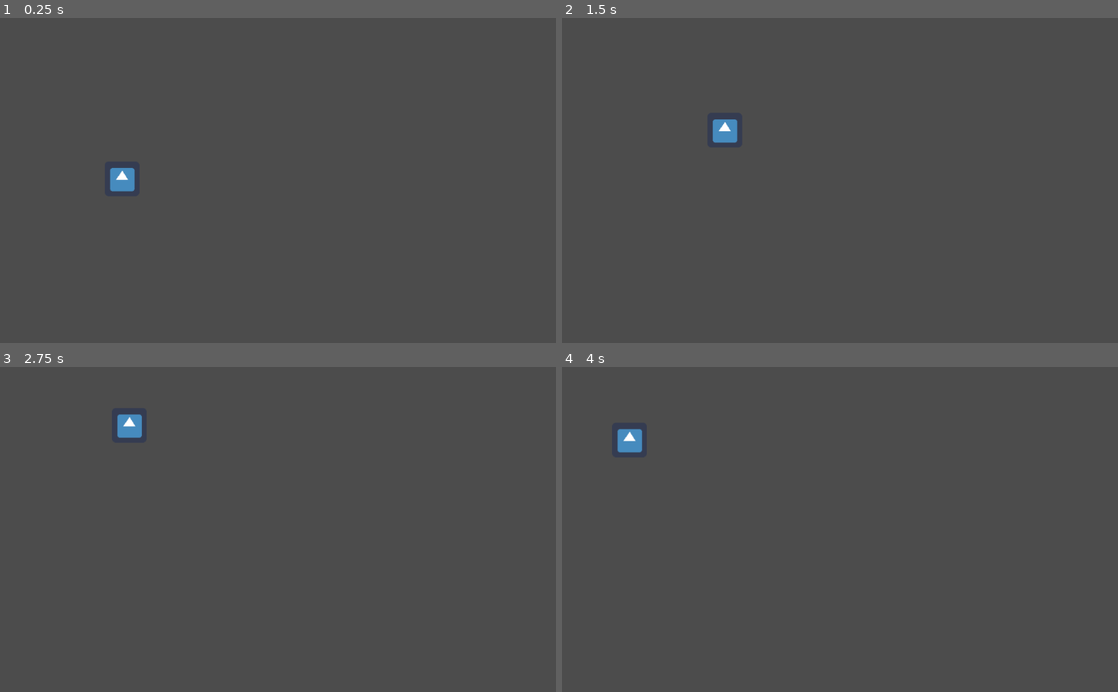
Above: before the commit, frames 1-4 (two rows, left to right).
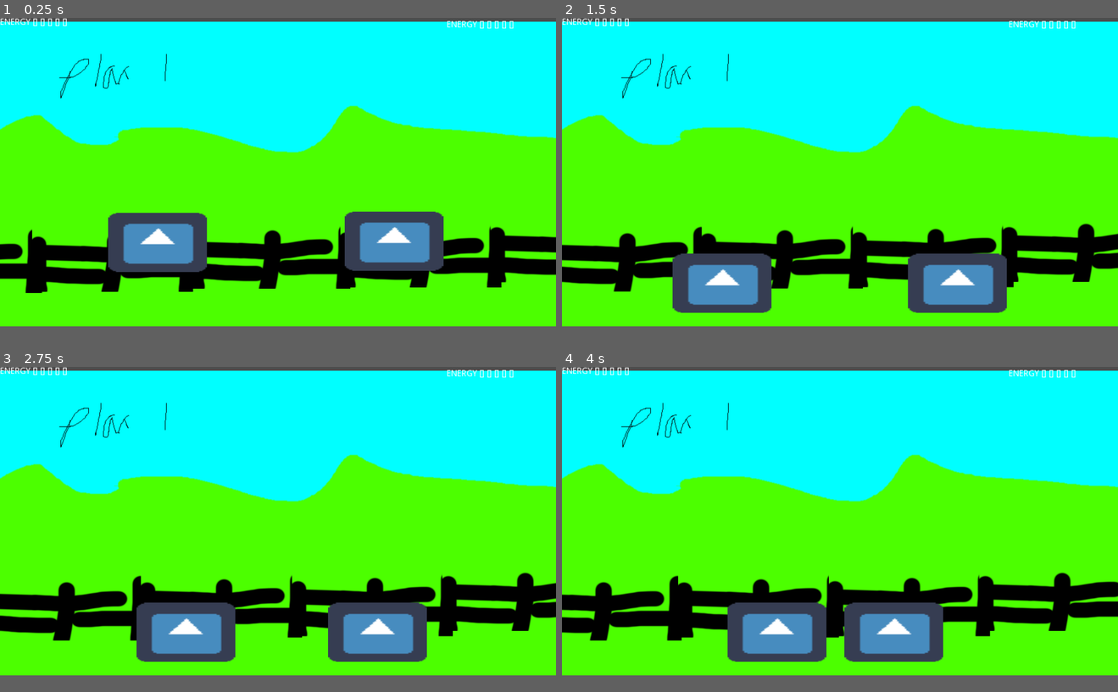
Above: after the commit, the same moments.

Repository: m7rk/openjam2021
Game: Godot game, scene res://Fight.tscn
Two runs of this game, one before a commit and one after it. Both use one fixed random seed, a clock stepped at 60 frames per second and the inputs below. Before the commit the project starts from res://Main.tscn. The engine's default icon, where the game draws it, is replaced by a stand-in: a white triangle on a blue panel in a dark square.
Inputs:
- Up to frame 1 (0.25 s): no input
- Up to frame 2 (1.5 s): hold D (right, bound only after the commit) 0.53-1.28 s; tap J (close, bound only after the commit) at 0.6 s; tap K (ranged, bound only after the commit) at 0.8, 1.35 s; hold A (left, bound only after the commit) from 1.28 s (still down)
- Up to frame 3 (2.75 s): tap L (special, bound only after the commit) at 1.55, 2.1 s; release A (left, bound only after the commit) at 2.03 s; hold D (right, bound only after the commit) from 2.03 s (still down); tap J (close, bound only after the commit) at 2.3 s
- Up to frame 4 (4 s): tap J (close, bound only after the commit) at 2.85 s; tap K (ranged, bound only after the commit) at 3.05, 3.6 s; release D (right, bound only after the commit) at 3.53 s; hold A (left, bound only after the commit) from 3.53 s (still down); tap L (special, bound only after the commit) at 3.8 s
In our replay, the window is 800x468 before the commit and 800x444 after it. These sizes can differ from the game's own. Grey fills any space a smaller window leaves; there, only what the larger window draws over its background counts as a difference.

The runs differ from the first frame. In frame 1, 91% of the frame differs, in the area x 0-100%, y 0-95%; in frame 2, 91%; in frame 3, 91%; in frame 4, 91%.

Commit message:
basic movement

Diff:
--- a/Test.gd
+++ b/Camera.gd
@@ -1,10 +1,10 @@
-extends Sprite
+extends Camera2D
 
 
 # Declare member variables here. Examples:
 # var a = 2
 # var b = "text"
-var t = 0
+
 
 # Called when the node enters the scene tree for the first time.
 func _ready():
@@ -13,5 +13,5 @@
 
 # Called every frame. 'delta' is the elapsed time since the previous frame.
 func _process(delta):
-	t += delta
-	position = Vector2(200 + 100 * sin(t), 200 + 100 * cos(t))
+	var targ = Vector2((get_node("../Enemy").global_position.x + get_node("../Player").global_position.x)/2, 250 )
+	global_position = lerp(global_position,targ,10*delta)
--- /dev/null
+++ b/EnemyDog.gd
@@ -0,0 +1,22 @@
+extends "res://GenericDog.gd"
+
+var move_time = 1
+
+func _physics_process(delta):
+	move_time -= delta
+	if(move_time < 0):
+		var targ = int(rand_range(0,3))
+		if(targ == 0):
+			cmds = ["right"]
+			move_time = 1
+		elif(targ == 1):
+			cmds = ["left"]
+			move_time = 1
+		else:
+			cmds = []
+			move_time = 0.5
+
+	print(cmds)
+	do_input(-1,delta)
+	apply_forces(delta)
+	velocity = move_and_slide(velocity, Vector2.DOWN)
--- /dev/null
+++ b/Fight.tscn
@@ -0,0 +1,104 @@
+[gd_scene load_steps=9 format=2]
+
+[ext_resource path="res://icon.png" type="Texture" id=1]
+[ext_resource path="res://PlayerDog.gd" type="Script" id=2]
+[ext_resource path="res://EnemyDog.gd" type="Script" id=3]
+[ext_resource path="res://Camera.gd" type="Script" id=4]
+[ext_resource path="res://l2.png" type="Texture" id=5]
+[ext_resource path="res://l1.png" type="Texture" id=6]
+
+[sub_resource type="RectangleShape2D" id=2]
+extents = Vector2( 1541.06, 10 )
+
+[sub_resource type="RectangleShape2D" id=3]
+
+[node name="Fight" type="Node2D"]
+
+[node name="Floor" type="StaticBody2D" parent="."]
+position = Vector2( -1.65875, 490.496 )
+
+[node name="CollisionShape2D" type="CollisionShape2D" parent="Floor"]
+shape = SubResource( 2 )
+__meta__ = {
+"_edit_lock_": true
+}
+
+[node name="Camera2D" type="Camera2D" parent="."]
+position = Vector2( 448.705, 246.576 )
+current = true
+script = ExtResource( 4 )
+
+[node name="BKG1" type="Sprite" parent="Camera2D"]
+position = Vector2( -2.11652, 6.34961 )
+texture = ExtResource( 6 )
+__meta__ = {
+"_edit_lock_": true
+}
+
+[node name="BKG2" type="Sprite" parent="."]
+position = Vector2( 378.689, 343.079 )
+scale = Vector2( 0.440882, 0.411603 )
+texture = ExtResource( 5 )
+
+[node name="Player" type="KinematicBody2D" parent="."]
+position = Vector2( 202.303, 330.264 )
+script = ExtResource( 2 )
+
+[node name="CollisionShape2D" type="CollisionShape2D" parent="Player"]
+scale = Vector2( 8, 5 )
+shape = SubResource( 3 )
+__meta__ = {
+"_edit_lock_": true
+}
+
+[node name="Sprite" type="Sprite" parent="Player"]
+scale = Vector2( 2.5, 1.5 )
+texture = ExtResource( 1 )
+__meta__ = {
+"_edit_lock_": true
+}
+
+[node name="Enemy" type="KinematicBody2D" parent="."]
+position = Vector2( 584.87, 328.266 )
+script = ExtResource( 3 )
+
+[node name="CollisionShape2D" type="CollisionShape2D" parent="Enemy"]
+scale = Vector2( 8, 5 )
+shape = SubResource( 3 )
+__meta__ = {
+"_edit_lock_": true
+}
+
+[node name="Sprite" type="Sprite" parent="Enemy"]
+scale = Vector2( 2.5, 1.5 )
+texture = ExtResource( 1 )
+__meta__ = {
+"_edit_lock_": true
+}
+
+[node name="CanvasLayer" type="CanvasLayer" parent="."]
+
+[node name="Control" type="Control" parent="CanvasLayer"]
+margin_right = 40.0
+margin_bottom = 40.0
+__meta__ = {
+"_edit_use_anchors_": false
+}
+
+[node name="Label" type="Label" parent="CanvasLayer/Control"]
+margin_right = 172.0
+margin_bottom = 14.0
+text = "ENERGY [] [] [] [] [] "
+__meta__ = {
+"_edit_use_anchors_": false
+}
+
+[node name="Label2" type="Label" parent="CanvasLayer/Control"]
+margin_left = 722.554
+margin_top = 4.23782
+margin_right = 894.554
+margin_bottom = 18.2378
+text = "ENERGY [] [] [] [] [] "
+__meta__ = {
+"_edit_use_anchors_": false
+}
--- /dev/null
+++ b/GenericDog.gd
@@ -0,0 +1,29 @@
+extends KinematicBody2D
+
+var hp = 0
+var velocity = Vector2.ZERO
+var gravity = 1000
+var movespeed = 1500
+var dampen = 10
+
+var input = ""
+var cmds = []
+
+func hit(rev):
+	velocity.y = -100
+	velocity.x = rev * 1000
+
+func do_input(rev, delta):
+	if("right" in cmds):
+		velocity.x += delta * movespeed * rev
+	if("left" in cmds):
+		velocity.x -= delta * (movespeed / 2) * rev
+
+func fight(rev):
+	if("close" in cmds):
+		print("FF")
+		get_node("../Enemy").hit(rev)
+
+func apply_forces(delta):
+	velocity.x = velocity.x * (1 - (delta * dampen))
+	velocity.y += gravity * delta
--- a/Main.tscn
+++ /dev/null
@@ -1,11 +0,0 @@
-[gd_scene load_steps=3 format=2]
-
-[ext_resource path="res://icon.png" type="Texture" id=1]
-[ext_resource path="res://Test.gd" type="Script" id=2]
-
-[node name="Node2D" type="Node2D"]
-
-[node name="Sprite" type="Sprite" parent="."]
-position = Vector2( 508.5, 279 )
-texture = ExtResource( 1 )
-script = ExtResource( 2 )
--- /dev/null
+++ b/PlayerDog.gd
@@ -0,0 +1,21 @@
+extends "res://GenericDog.gd"
+
+func fetch_inputs():
+	if(Input.is_action_pressed("left")):
+		cmds.append("left")
+	if(Input.is_action_pressed("right")):
+		cmds.append("right")
+	if(Input.is_action_just_pressed("close")):
+		cmds.append("close")
+	if(Input.is_action_just_pressed("ranged")):
+		cmds.append("ranged")
+	if(Input.is_action_just_pressed("special")):
+		cmds.append("special")
+
+func _physics_process(delta):
+	cmds = []
+	fetch_inputs()
+	fight(1)
+	do_input(1,delta)
+	apply_forces(delta)
+	velocity = move_and_slide(velocity, Vector2.DOWN)
--- a/project.godot
+++ b/project.godot
@@ -11,8 +11,42 @@
 [application]
 
 config/name="Jam 2021"
-run/main_scene="res://Main.tscn"
+run/main_scene="res://Fight.tscn"
 config/icon="res://icon.png"
+
+[display]
+
+window/size/width=900
+window/size/height=500
+window/size/resizable=false
+
+[input]
+
+left={
+"deadzone": 0.5,
+"events": [ Object(InputEventKey,"resource_local_to_scene":false,"resource_name":"","device":0,"alt":false,"shift":false,"control":false,"meta":false,"command":false,"pressed":false,"scancode":65,"unicode":0,"echo":false,"script":null)
+ ]
+}
+right={
+"deadzone": 0.5,
+"events": [ Object(InputEventKey,"resource_local_to_scene":false,"resource_name":"","device":0,"alt":false,"shift":false,"control":false,"meta":false,"command":false,"pressed":false,"scancode":68,"unicode":0,"echo":false,"script":null)
+ ]
+}
+close={
+"deadzone": 0.5,
+"events": [ Object(InputEventKey,"resource_local_to_scene":false,"resource_name":"","device":0,"alt":false,"shift":false,"control":false,"meta":false,"command":false,"pressed":false,"scancode":74,"unicode":0,"echo":false,"script":null)
+ ]
+}
+ranged={
+"deadzone": 0.5,
+"events": [ Object(InputEventKey,"resource_local_to_scene":false,"resource_name":"","device":0,"alt":false,"shift":false,"control":false,"meta":false,"command":false,"pressed":false,"scancode":75,"unicode":0,"echo":false,"script":null)
+ ]
+}
+special={
+"deadzone": 0.5,
+"events": [ Object(InputEventKey,"resource_local_to_scene":false,"resource_name":"","device":0,"alt":false,"shift":false,"control":false,"meta":false,"command":false,"pressed":false,"scancode":76,"unicode":0,"echo":false,"script":null)
+ ]
+}
 
 [physics]
 
@@ -20,4 +54,5 @@
 
 [rendering]
 
+quality/driver/driver_name="GLES2"
 environment/default_environment="res://default_env.tres"
Binary file added: l1.png
Not shown, added: l1.png.import
Binary file added: l2.png
Not shown, added: l2.png.import
